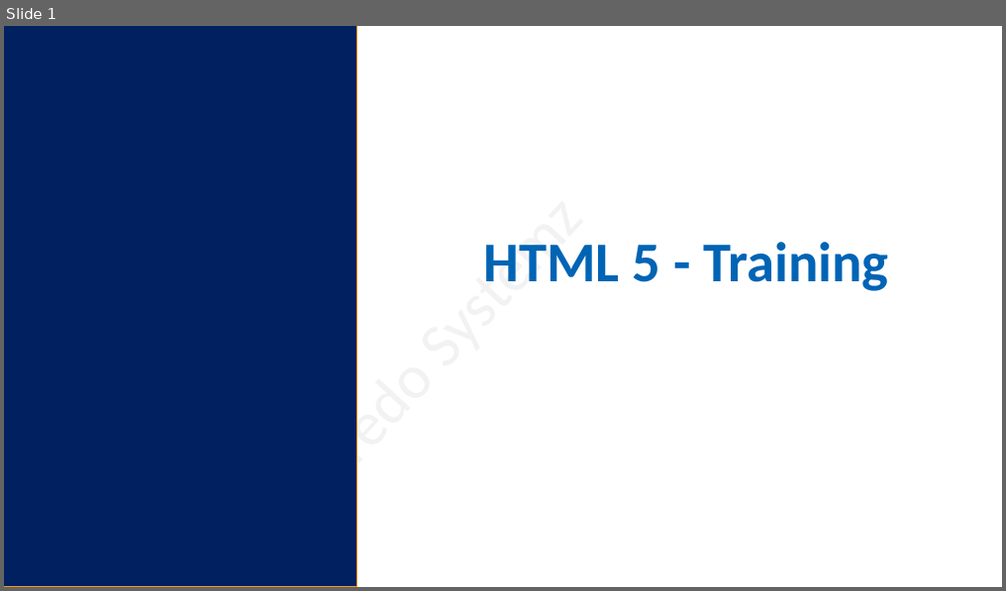
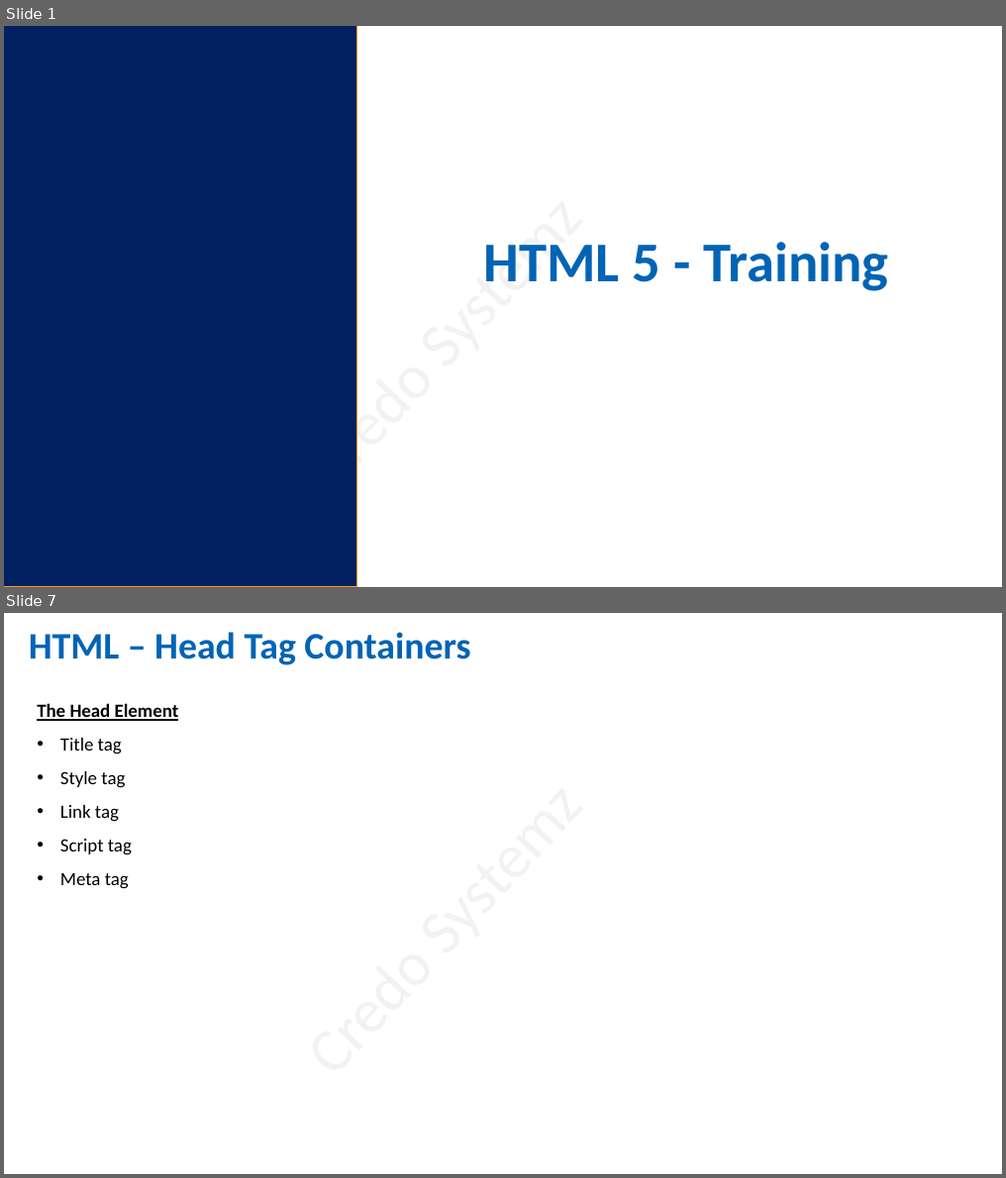
Before and after one commit to salman3009/newtownJuneBatch, a slide deck: June_Batch/16-06-22/html_16_06_22.pptx. Shown one above the other, each under a label of ours: slide 1 before the commit, slides 1 and 7 after it; the slides between them are not shown. The pictures are 1006x591 and 1006x1178 pixels, drawn with LibreOffice and Linux fonts; fonts in the diff are those of the drawing. Boxes give left, top, right and bottom in pixels: in the first picture for what was removed or moved away, otherwise in the second. Text is boxed around its words. In the diff, an @@ line names an element or a change of style, - is before the commit and + after.

```diff
--- a/June_Batch/16-06-22/html_16_06_22.pptx
+++ b/June_Batch/16-06-22/html_16_06_22.pptx
@@ slide 7 added at (4, 613, 1002, 1174), background #FFFFFF; not listed: 1 template element that a slide beside it also shows @@
@@ text added at (29, 632, 470, 665), 36 pt, text #0064B5, bold @@
+HTML – Head Tag Containers
@@ text added at (37, 703, 179, 889), 18 pt, text #000000 @@
+The Head Element
+• Title tag
+• Style tag
+• Link tag
+• Script tag
+• Meta tag
```
Also in this commit, not shown: 1 slide changed, 22 other slides added, 5 slides removed, 2 other files.
